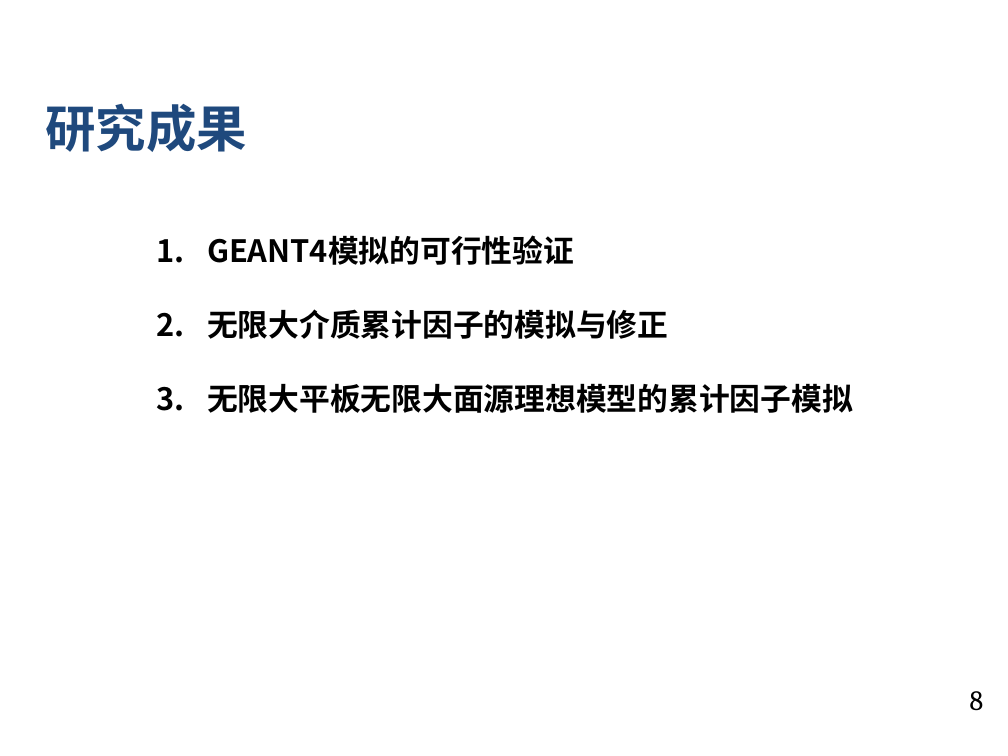
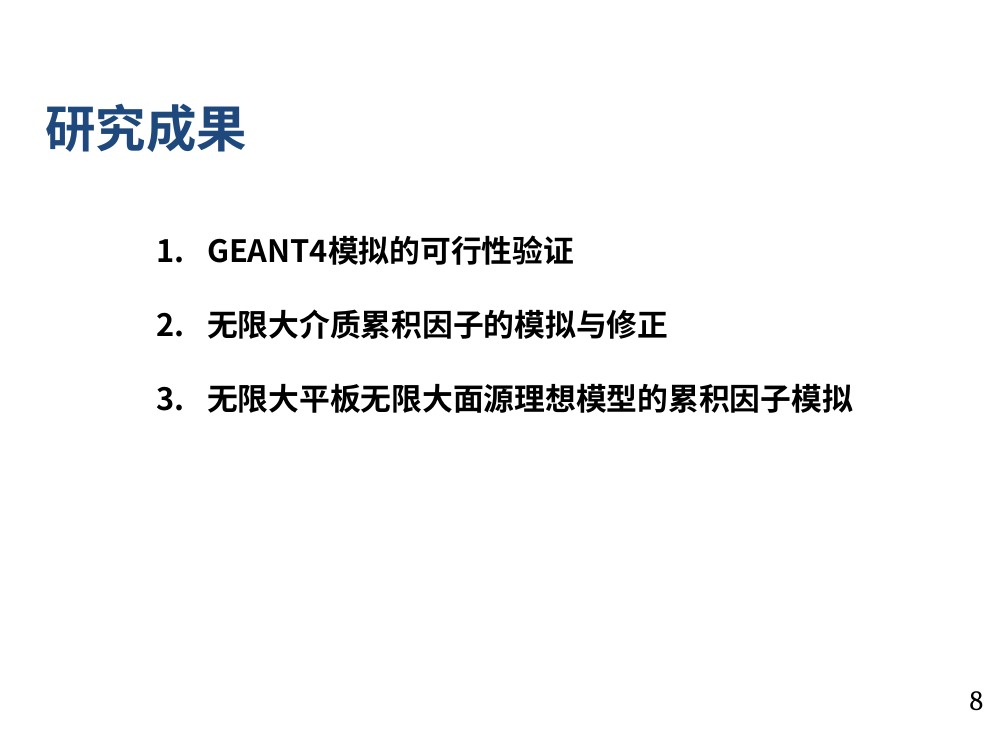
Before and after one commit to Apricot1024/GraduationProject, a slide deck: slide 8 of 2.中期/中期.pptx. Drawn at 1008x756 pixels with LibreOffice and Linux fonts; fonts in the diff are those of the drawing; background and template pictures are left out. Boxes give left, top, right and bottom in pixels: in the first picture for what was removed or moved away, otherwise in the second. Text is boxed around its words. In the diff, an @@ line names an element or a change of style, - is before the commit and + after.

```diff
--- a/2.中期/中期.pptx
+++ b/2.中期/中期.pptx
@@ text at <box>207,309,853,413</box>: text changed @@
-2. 无限大介质累计因子的模拟与修正
-3. 无限大平板无限大面源理想模型的累计因子模拟
+2. 无限大介质累积因子的模拟与修正
+3. 无限大平板无限大面源理想模型的累积因子模拟
```
Also in this commit, not shown: 11 other slides changed, 1 slide added, 16 other files.
